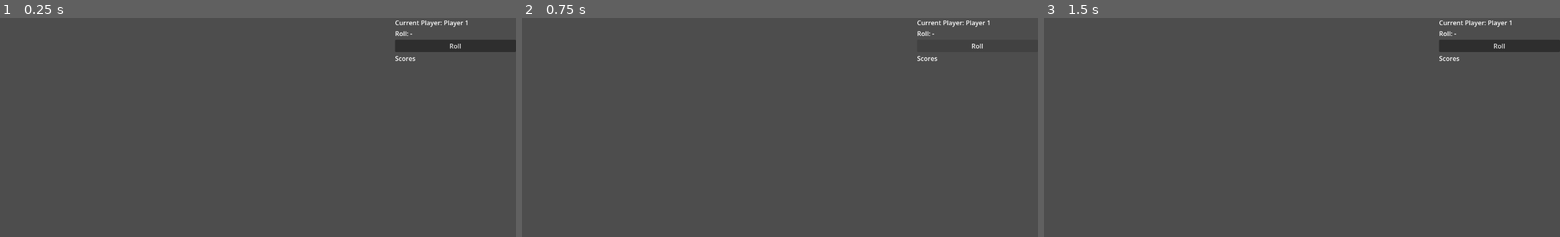
Above: before the commit, frames 1-3 (left to right).
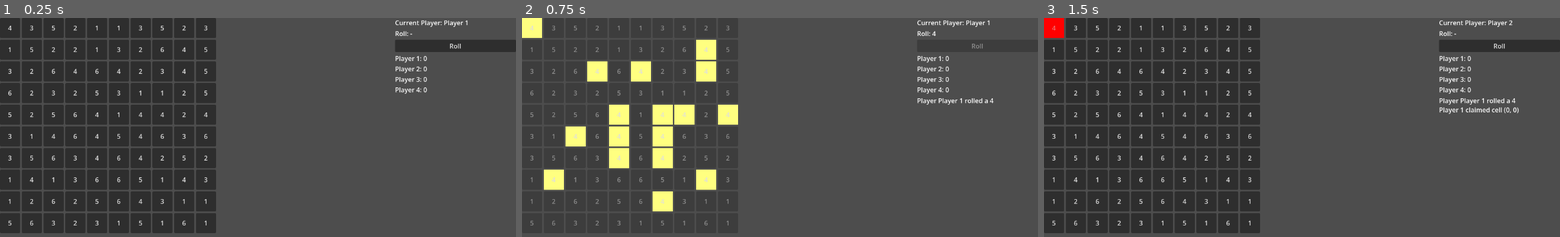
Above: after the commit, the same moments.

Repository: johnflarson/steamroller
Game: Godot game, scene res://scenes/main.tscn
Two runs of this game, one before a commit and one after it. Both use one fixed random seed, a clock stepped at 60 frames per second and the inputs below.
Inputs (mouse positions are in pixels of both pictures, inside the frame that each line leads up to):
- Up to frame 1 (0.25 s): no input
- Up to frame 2 (0.75 s): click (976, 46) at 0.5 s, where only the run before the commit has a clickable "Roll"
- Up to frame 3 (1.5 s): click (1054, 28) at 1.25 s, where only the run after the commit has a clickable "4"

The runs differ from the first frame. In frame 1, 35% of the frame differs, in the area x 0-83%, y 0-99%; in frame 2, 7.1%; in frame 3, 35%, in the area x 0-92%, y 0-99%.
Error before the commit: Parse Error: Function "_check_and_handle_no_moves()" not found in base self. (res://scripts/main.gd:171)

Commit message:
feat(01-02): implement auto-reroll with stalemate guard
- Add _has_unclaimed_cells(): scans full board for any owner_grid == -1
- Add _check_and_handle_no_moves(): called when _highlight_valid_cells finds zero valid moves
  - Board full (no unclaimed cells) -> GAME_OVER + _resolve_stalemate()
  - Unclaimed cells exist -> log and reroll in a loop until valid move found
  - Re-calls _highlight_valid_cells() once a matching roll is found
  - Safety cap of 100 rerolls prevents editor hang in any impossible edge case
- Stalemate log messages follow CONTEXT.md decision: highest score wins, ties share victory

Diff:
--- a/scripts/main.gd
+++ b/scripts/main.gd
@@ -292,6 +292,49 @@
 				cell_buttons[r][c].disabled = true
 
 # ---------------------------------------------------------------------------
+# Auto-reroll helpers
+# ---------------------------------------------------------------------------
+func _has_unclaimed_cells() -> bool:
+	for r in rows:
+		for c in cols:
+			if owner_grid[r][c] == -1:
+				return true
+	return false
+
+func _check_and_handle_no_moves() -> void:
+	if not _has_unclaimed_cells():
+		# Board is completely full — trigger stalemate (avoids infinite reroll)
+		state = GameState.GAME_OVER
+		_resolve_stalemate()
+		return
+	# Unclaimed cells exist but none match the roll — auto-reroll
+	var max_rerolls := 100
+	var reroll_count := 0
+	while reroll_count < max_rerolls:
+		_log("No valid moves for %d — auto-rerolling..." % current_roll)
+		current_roll = randi_range(1, dice_faces)
+		_log("%s rolled a %d" % [players[current_player].name, current_roll])
+		_update_ui()
+		reroll_count += 1
+		# Check if any unclaimed cell matches the new roll
+		var valid_found := false
+		for r in rows:
+			for c in cols:
+				if owner_grid[r][c] == -1 and board_numbers[r][c] == current_roll:
+					valid_found = true
+					break
+			if valid_found:
+				break
+		if valid_found:
+			# Re-highlight with the new roll; returns here (no more recursion)
+			_highlight_valid_cells()
+			return
+	# Safety fallback: should never reach here on a d6 with unclaimed cells
+	_log("Auto-reroll limit exceeded — ending game to prevent hang")
+	state = GameState.GAME_OVER
+	_resolve_stalemate()
+
+# ---------------------------------------------------------------------------
 # Win / stalemate check (Plan 02 calls this after each claim)
 # ---------------------------------------------------------------------------
 func _check_win_or_stalemate() -> bool:
